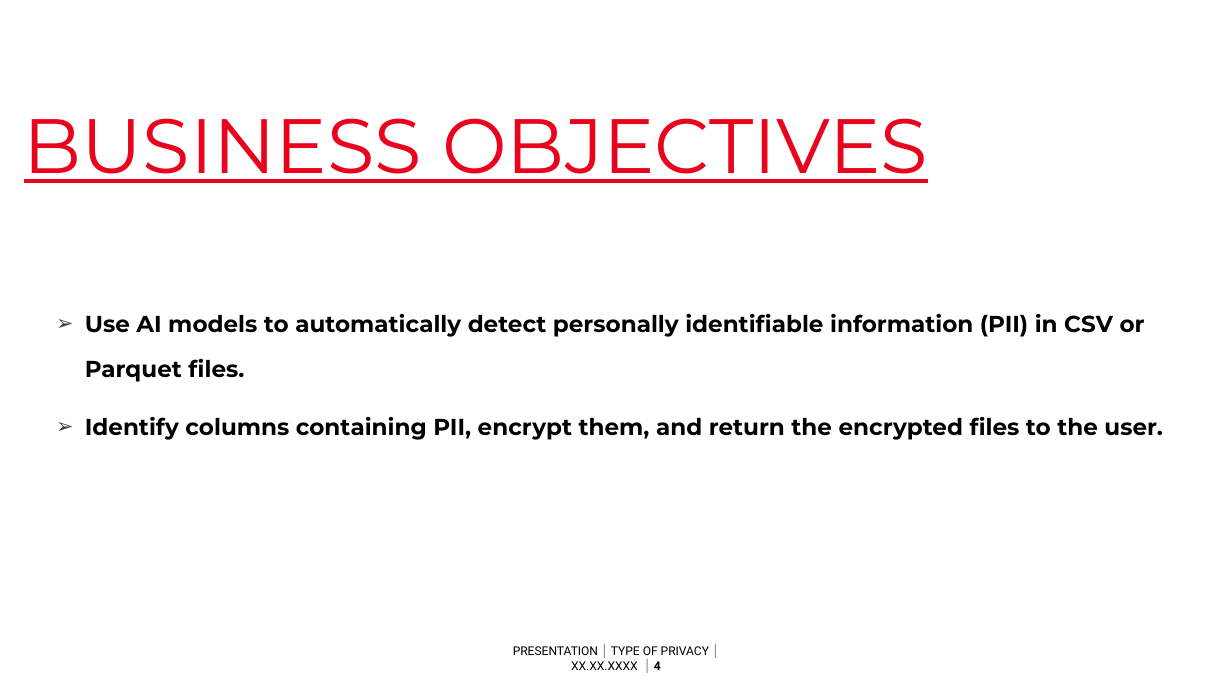
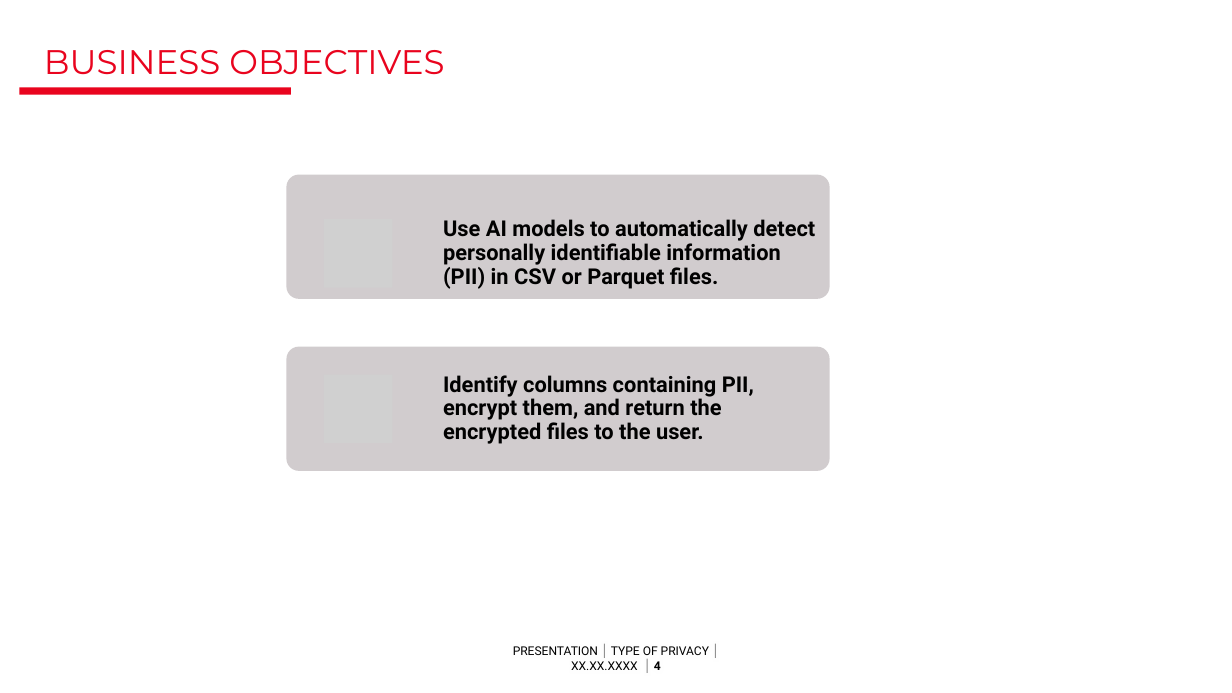
Before and after one commit to amanagrawal151/data-anonymiser, a slide deck: slide 4 of SGBOTS.pptx. Drawn at 1232x693 pixels with LibreOffice and Linux fonts; fonts in the diff are those of the drawing; grey boxes stand for pictures; background and template pictures are left out. Boxes give left, top, right and bottom in pixels: in the first picture for what was removed or moved away, otherwise in the second. Text is boxed around its words. In the diff, an @@ line names an element or a change of style, - is before the commit and + after.

```diff
--- a/SGBOTS.pptx
+++ b/SGBOTS.pptx
@@ title "BUSINESS OBJECTIVES" moved from (x1=24, y1=118, x2=928, y2=183) to (x1=44, y1=50, x2=444, y2=75) @@
@@ title "BUSINESS OBJECTIVES" at (x1=44, y1=50, x2=444, y2=75): size 60 to 26.7 pt, underline off @@
@@ rectangle added at (x1=19, y1=87, x2=291, y2=94), fill #E9041E @@
@@ text removed at (x1=85, y1=314, x2=1162, y2=440) @@
-➢ Use AI models to automatically detect personally identifiable information (PII) in CSV or Parquet files.
-➢ Identify columns containing PII, encrypt them, and return the encrypted files to the user.
@@ group added at (x1=287, y1=175, x2=830, y2=470): 2 rounded rectangles, 2 pictures, 2 texts @@
+Use AI models to automatically detect personally identifiable information (PII) in CSV or Parquet files.
+Identify columns containing PII, encrypt them, and return the encrypted files to the user.
```
Also in this commit, not shown: 15 other slides changed, 2 slides added, 1 slide removed.
